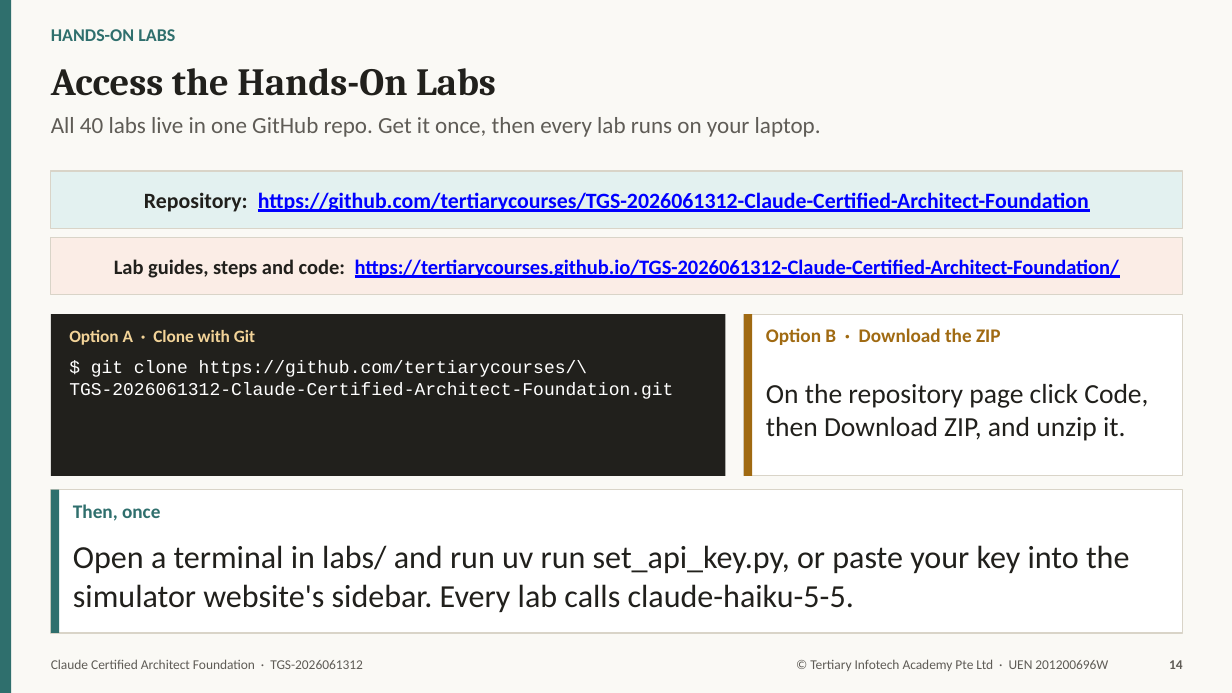
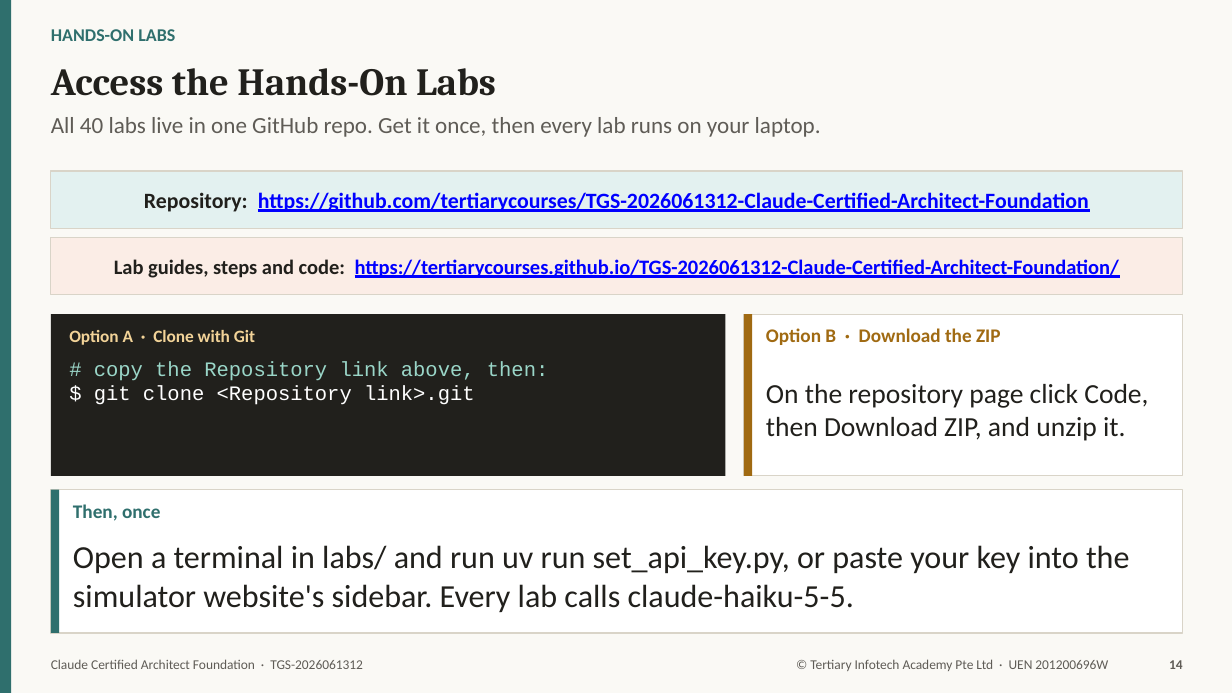
Before and after one commit to tertiarycourses/TGS-2026061312-Claude-Certified-Architect-Foundation, a slide deck: slide 14 of courseware/TGS-2026061312-Claude-Certified-Architect-Foundation-Trainer-Slides-v3.0.pptx. Drawn at 1232x693 pixels with LibreOffice and Linux fonts; fonts in the diff are those of the drawing. Boxes give left, top, right and bottom in pixels: in the first picture for what was removed or moved away, otherwise in the second. Text is boxed around its words. In the diff, an @@ line names an element or a change of style, - is before the commit and + after.

```diff
--- a/courseware/TGS-2026061312-Claude-Certified-Architect-Foundation-Trainer-Slides-v3.0.pptx
+++ b/courseware/TGS-2026061312-Claude-Certified-Architect-Foundation-Trainer-Slides-v3.0.pptx
@@ text at bbox=[94, 361, 548, 405]: text changed; size 14 to 16 pt; text colour #FFFFFF to #9AD6C8 @@
-$ git clone https://github.com/tertiarycourses/\
-TGS-2026061312-Claude-Certified-Architect-Foundation.git
+# copy the Repository link above, then:
+$ git clone <Repository link>.git
```
Also in this commit, not shown: 4 other slides changed, 1 other file.
